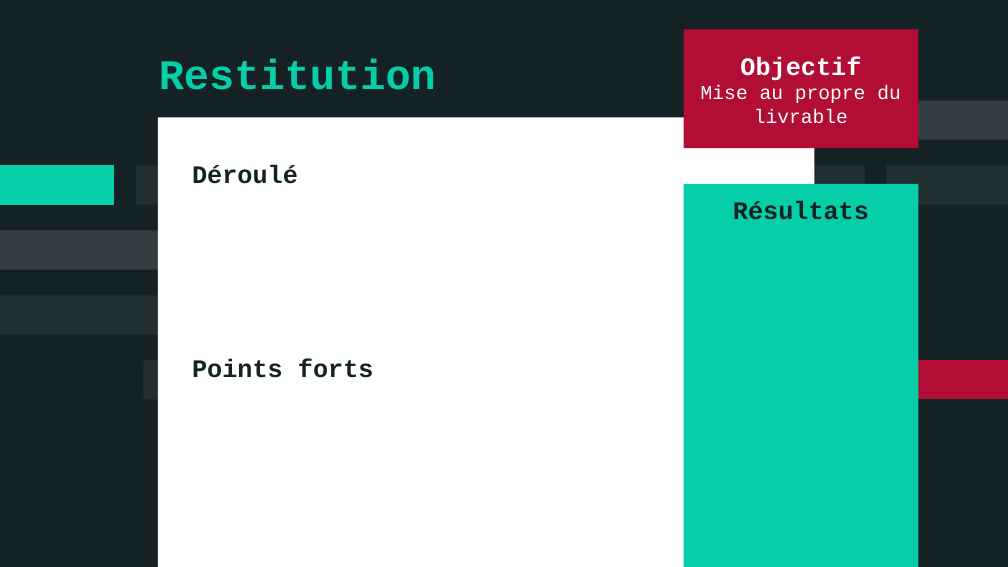
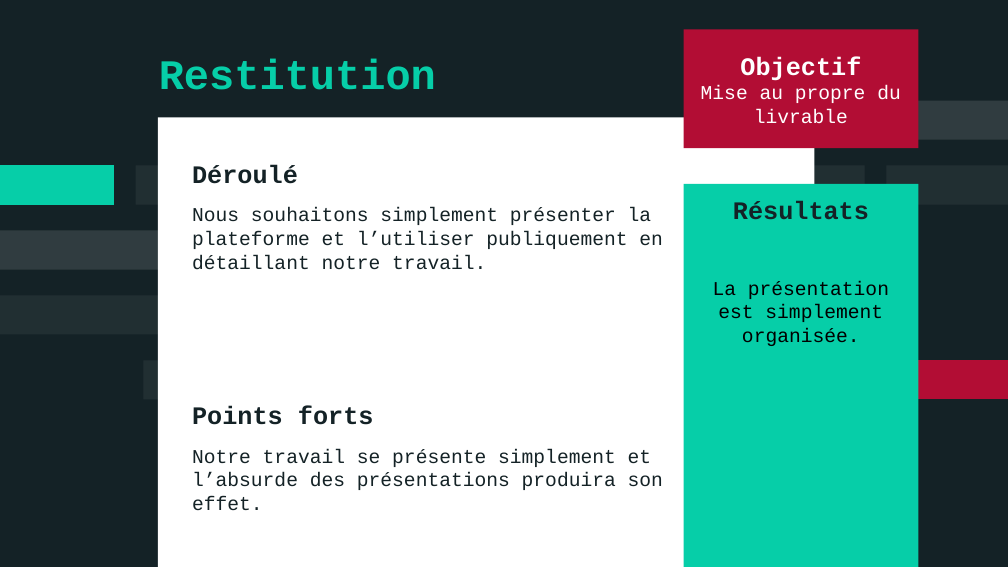
Before and after one commit to ademec/Serendipite-Godaille-Lenification, a slide deck: slide 32 of 2021-09 _ Carnet de bord.pptx (slide 10 before the commit). Drawn at 1008x567 pixels with LibreOffice and Linux fonts; fonts in the diff are those of the drawing. Boxes give left, top, right and bottom in pixels: in the first picture for what was removed or moved away, otherwise in the second. Text is boxed around its words. In the diff, an @@ line names an element or a change of style, - is before the commit and + after.

```diff
--- a/2021-09 _ Carnet de bord.pptx
+++ b/2021-09 _ Carnet de bord.pptx
@@ text at (x1=192, y1=208, x2=663, y2=270): paragraph added @@
+Nous souhaitons simplement présenter la plateforme et l’utiliser publiquement en détaillant notre travail.
@@ freeform shape at (x1=0, y1=231, x2=195, y2=270): fill #FFFFFF at 13% opacity to #FFFFFF at 12% opacity @@
@@ text in rectangle at (x1=713, y1=281, x2=889, y2=346): paragraph added @@
+La présentation est simplement organisée.
@@ text at (x1=192, y1=449, x2=663, y2=510): paragraph added @@
+Notre travail se présente simplement et l’absurde des présentations produira son effet.
```
Also in this commit, not shown: 8 other slides changed, 24 slides added, 1 slide removed.
